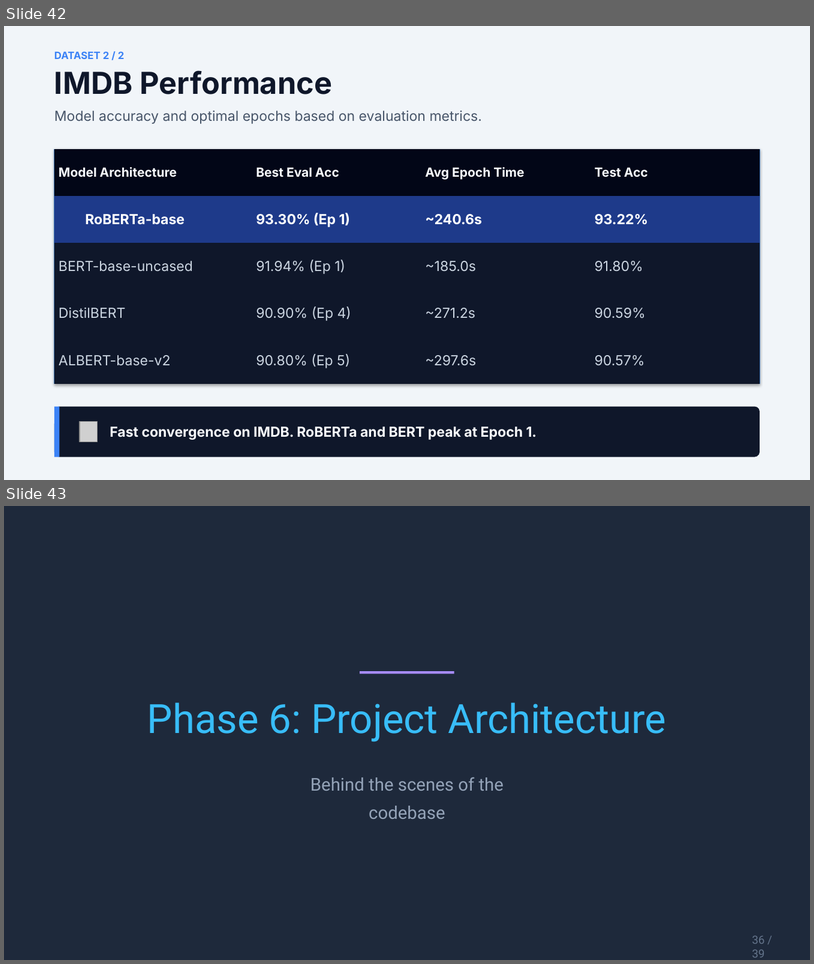
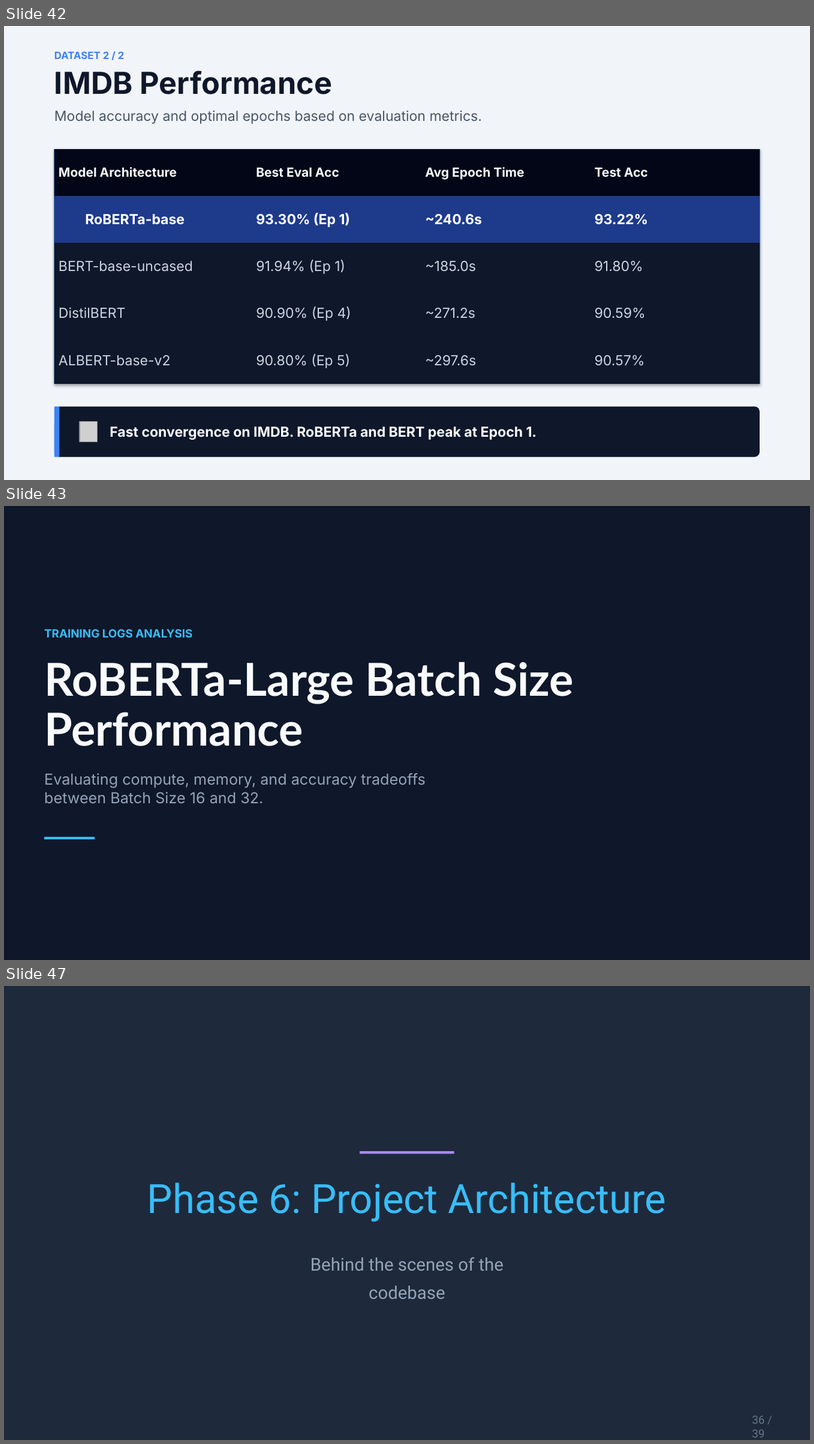
Before and after one commit to or358/wizman_project_Review-Classifier, a slide deck: presentetion.pptx. Shown one above the other, each under a label of ours: slides 42 and 43 before the commit, slides 42, 43 and 47 after it; the slides between them are not shown. The pictures are 814x964 and 814x1444 pixels, drawn with LibreOffice and Linux fonts; fonts in the diff are those of the drawing; grey boxes stand for pictures. Boxes give left, top, right and bottom in pixels: in the first picture for what was removed or moved away, otherwise in the second. Text is boxed around its words. In the diff, an @@ line names an element or a change of style, - is before the commit and + after.

Commit message:
large roberta

```diff
--- a/presentetion.pptx
+++ b/presentetion.pptx
@@ slide 43 added at (4,506,810,960), background #0F172A @@
@@ text added at (44,629,192,637), 13.5 pt, text #38BDF8, bold @@
+TRAINING LOGS ANALYSIS
@@ text added at (44,662,574,746), 54 pt, text #F8FAFC, bold @@
+RoBERTa-Large Batch Size Performance
@@ text added at (44,773,425,803), 18 pt, text #94A3B8 @@
+Evaluating compute, memory, and accuracy tradeoffs between Batch Size 16 and 32.
@@ rectangle added at (45,837,95,840), fill #38BDF8 @@
@@ what was slide 43 is now slide 47 @@
```
Also in this commit, not shown: 3 other slides added, 2 other files.
